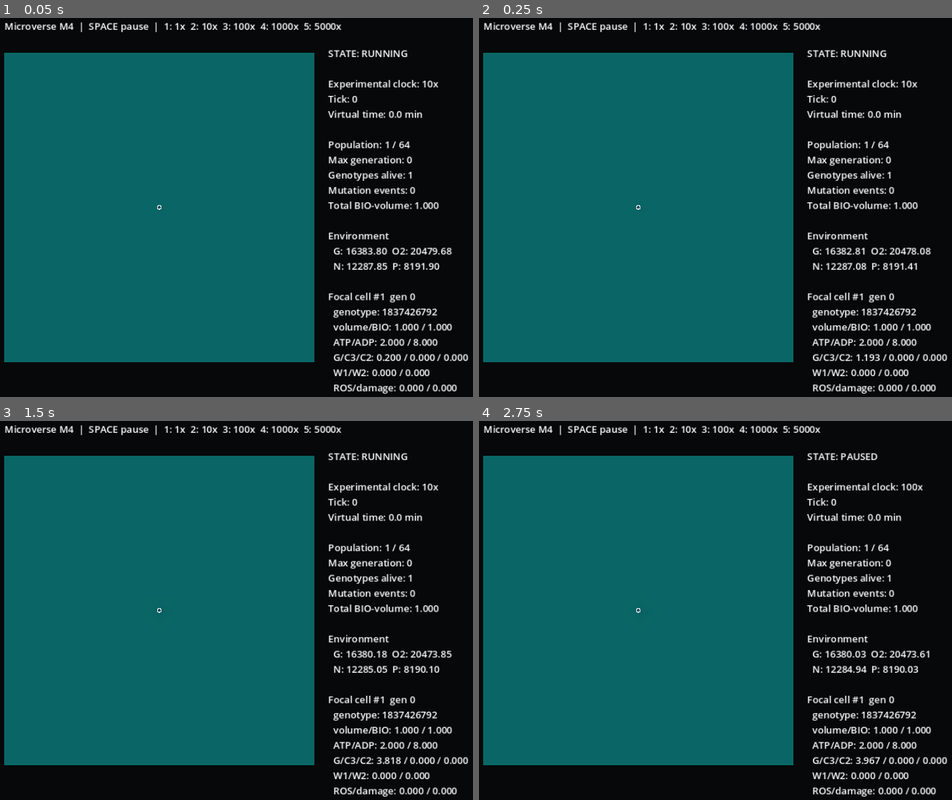
Above: before the commit, frames 1-4 (two rows, left to right).
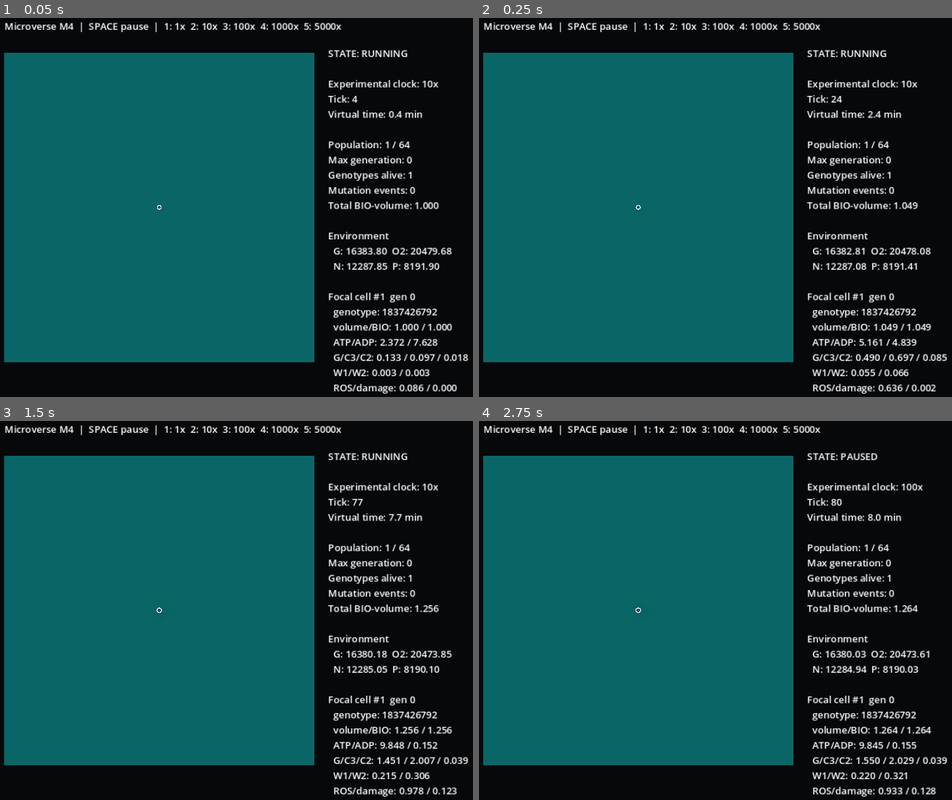
Above: after the commit, the same moments.

Repository: Feynman26/Microverse
Game: Godot game, scene res://src/ui/main.tscn
Same seed, same stepped clock (60 frames per second), same inputs: the game is played once before the commit and once after it.
Inputs:
- Up to frame 1 (0.05 s): no input
- Up to frame 2 (0.25 s): no input
- Up to frame 3 (1.5 s): tap Enter at 0.5 s; tap 1 at 0.6 s; tap Space at 0.77, 1.25 s; tap 2 at 1.35 s
- Up to frame 4 (2.75 s): tap Space at 1.52 s; tap Enter at 2 s; tap 3 at 2.1 s

The runs differ from the first frame. In frame 1, 0.3% of the frame differs, in the area x 74-99%, y 20-99%; in frame 2, 0.4%; in frame 3, 0.5%, in the area x 33-99%, y 20-99%; in frame 4, 0.5%.
Error before the commit: Invalid call to function 'step_intracellular' in base 'RefCounted (CellState)'. Expected 4 arguments. (res://src/simulation/simulation_engine.gd:66)

Commit message:
feat: drive stochastic expression from universe RNG

Diff:
--- a/src/simulation/simulation_engine.gd
+++ b/src/simulation/simulation_engine.gd
@@ -41,7 +41,7 @@
 		position = Vector2(float(config.world_width - 1) * 0.5, float(config.world_height - 1) * 0.5)
 	var cell = CellStateScript.new(_allocate_cell_id(), -1, 0, tick_index, world.clamp_position(position), config.ancestor_volume)
 	cell.genome = GenomeScript.create_ancestor()
-	cell.initialize_metabolism(config)
+	cell.initialize_molecular_state(config)
 	cells.append(cell)
 	_record_event("birth", {
 		"cell_id": cell.id,
@@ -61,9 +61,12 @@
 	world.diffuse(dt)
 	_allocate_membrane_transport(dt)
 
+	# All stochastic expression, molecular partition and mutation draws share the
+	# universe RNG. Replaying the same seed/state therefore reproduces phenotype
+	# noise as well as genetic history.
 	for cell in cells:
 		if cell.alive:
-			cell.step_intracellular(dt, config, reactions)
+			cell.step_intracellular(dt, config, reactions, rng)
 
 	_process_deaths()
 	_process_divisions()
@@ -71,9 +74,6 @@
 	tick_index += 1
 	simulation_time_min += dt
 
-# All transported resources use the same request -> site-scale -> application
-# protocol. Availability is sampled once after diffusion; no cell receives a
-# priority merely because it is earlier in the array.
 func _allocate_membrane_transport(dt: float) -> void:
 	var records: Array = []
 	var totals: Dictionary = {}
